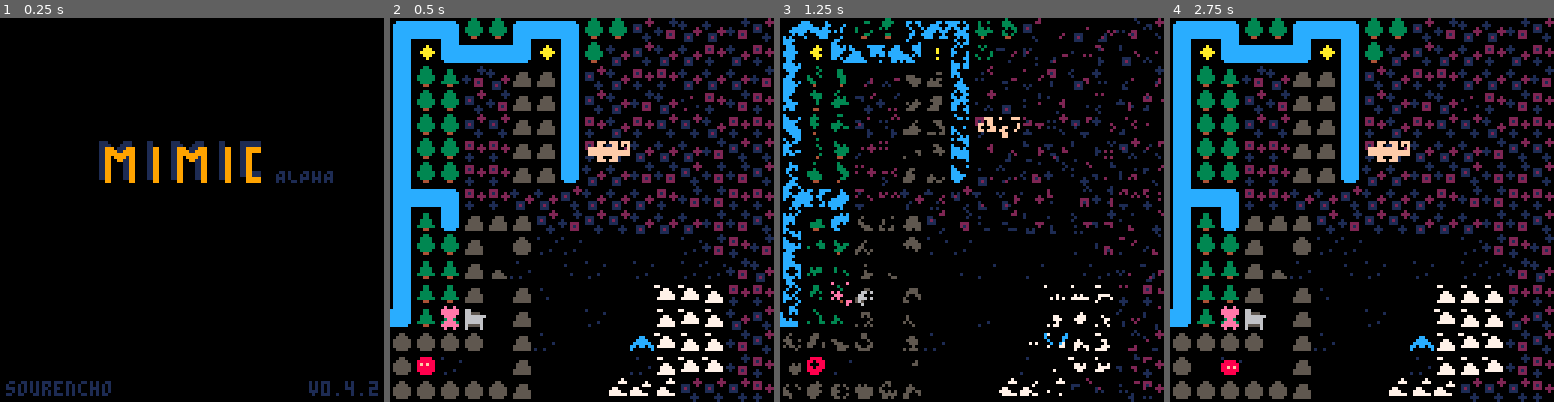
Above: before the commit, frames 1-4 (left to right).
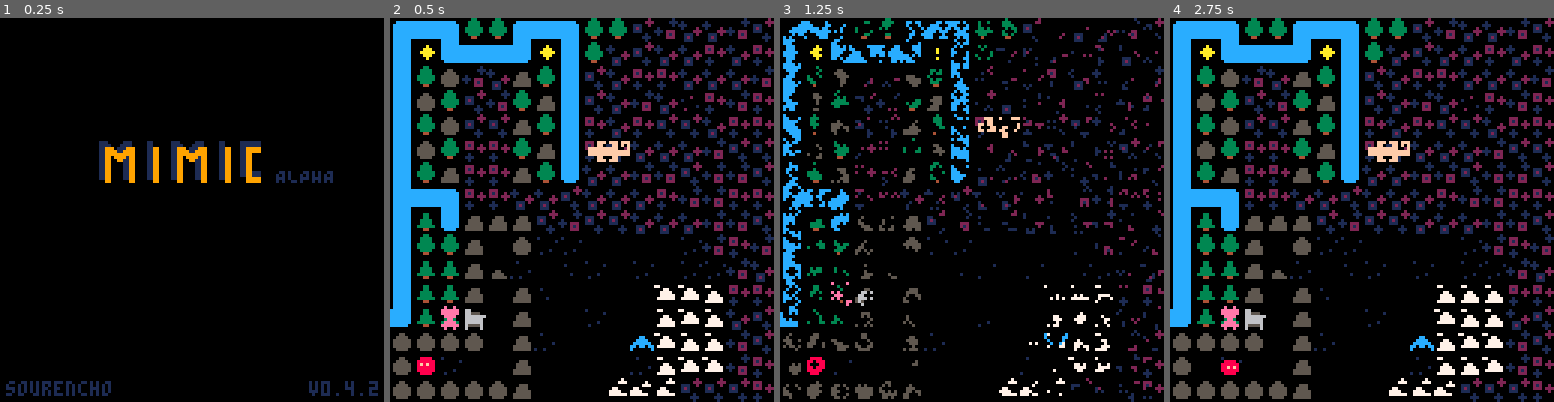
Above: after the commit, the same moments.

Repository: sourencho/mimic
Game: PICO-8 cartridge mimic.p8
Same seed, same stepped clock (60 frames per second), same inputs: the game is played once before the commit and once after it.
Inputs:
- Up to frame 1 (0.25 s): no input
- Up to frame 2 (0.5 s): tap X (X key) at 0.33 s
- Up to frame 3 (1.25 s): tap O (Z key) at 0.7 s; tap X (X key) at 1.07 s
- Up to frame 4 (2.75 s): hold Right 1.6-2.1 s; tap O (Z key) at 1.7, 2.1, 2.5 s; tap X (X key) at 1.85 s; hold Up 2.15-2.42 s; hold Right from 2.47 s (still down)

Frame 1 is identical in both runs. In frame 2, 2.0% of the frame differs, in the area x 7-43%, y 12-43%; in frame 3, 0.9%; in frame 4, 2.0%.

Commit message:
Remove unused and commented code

Diff:
--- a/mimic.p8
+++ b/mimic.p8
@@ -669,7 +669,6 @@
 function npc_die(a)
     a.t = 0
     del(actors, a)
-    add(dying, a)
     sfx(die_sfx)
 end
 
@@ -712,9 +711,7 @@
     -- vfx
     local frame_len = #a.pattern - 1
     sfx(change_pattern_sfx)
-    -- confused_effects(a, new_move, old_move, 60)
     transform_vfx(a, get_spr_col(a.spr), 60, get_spr_col(a.spr_2))
-    -- pause(slow_speed * 2)
 end
 
 function update_actor(a)
@@ -737,7 +734,6 @@
 
         -- move
         if can_move(new_pos, a) and not is_paused() then
-            -- fuzz_trail_vfx(a.x, a.y, new_x, new_y, tern(a.is_player, 8, get_spr_col(a.spr)))
 
             a.pos = new_pos
 
@@ -787,10 +783,6 @@
     for p in all(remove) do
         del(particles, p)
     end
-end
-
-function update_dyings()
-    foreach(dying, update_dying)
 end
 
 function init_actors(l)
@@ -904,80 +896,6 @@
 
 -- == MECHANIC ==
 
--- BIG PATTERN
-
--- function player_big_pattern_mimic()
---     for shape_key, actor_to_pat in pairs(player_big_pattern) do
---         for a in all(actors) do
---             local a_shape_key = 10*a.shape[1] + a.shape[2]
---             if not a.is_player and a_shape_key == shape_key then
---                 for pair_actor, big_pattern in pairs(actor_to_pat) do
---                     if is_mimic(big_pattern, a.pattern, #pl.pattern, pl.t) then
---                         local new_pos = {min(pl.x, pair_actor.x), min(pl.y, pair_actor.y)}
---                         transform_player(a, new_pos)
---                         del(actors, pair_actor)
---                     end
---                 end
---             end
---         end
---     end
--- end
-
--- function update_player_big_pattern()
---     -- for all actors that move, update the players big pattern with then
---     -- if the player moved then update its big pattern with all actors
---     for a in all(actors) do
---         if moved(a) then
---             if a.is_player then
---                 for _a in all(actors) do
---                     _update_player_big_pattern(_a)
---                 end
---             else
---                 _update_player_big_pattern(a)
---             end
---         end
---     end
-
--- end
-
--- function _update_player_big_pattern(a)
---     -- for each shape and animal set the big pattern move if they are adjacent and their moves match
---     -- if their moves dont match then set the pattern move to OTHER
---     local shape = form_shape(get_body(pl), get_body(a))
---     if shape ~= nil then
---         local shape_key = 10*shape[1] + shape[2]
---         player_big_pattern[shape_key][a][pl.t] = tern(
---             pair_equal(get_last_move(pl), get_last_move(a)), get_last_move(pl), OTHER)
---     end
--- end
-
--- function init_player_big_pattern()
---     player_big_pattern = {
---         -- key is (shape[1]*10 + shape[2])
---         [12] = {
---             -- assuming player always first of pair, each key is an actor
---             -- a1 = {pattern}
---             -- a2 = {pattern}
---         },
---         [21] = {
---             -- assuming player always first of pair, each key is an actor
---             -- a1 = {pattern}
---             -- a2 = {pattern}
---         }
---     }
---     for shape, t in pairs(player_big_pattern) do
---         for a in all(actors) do
---             if not a.is_player then
---                 t[a] = {}
---                 for i=1,#pl.pattern do
---                     add(t[a], OTHER)
---                 end
---             end
---         end
---     end
--- end
-
-
 function init_big_patterns()
     animal_big_patterns = {}
     for i=1,#actors-1 do
@@ -1010,54 +928,10 @@
                         shape_key == pair_shape_key and pos_equal(get_last_move(a), get_last_move(b)),
                         get_last_move(a), OTHER)
                 end
-                -- local pattern_index = tern(a.is_player or b.is_player, pl.t, a.t % #a.pattern + 1)
-                -- animal_big_patterns[animals][shape_key][pattern_index] =
-                --     tern(shape_key == pair_shape_key and pair_equal(get_last_move(a), get_last_move(b)),
-                --     get_last_move(a), OTHER)
-                -- if shape_key == 21 and (a.is_player or b.is_player) then
-                --     debug.print({{a.display_name, moved(a)}, {b.display_name, moved(b)}, pattern_index})
-                --     debug.print({get_last_move(a), get_last_move(b), pair_shape_key})
-                --     debug.print(animal_big_patterns[animals][shape_key])
-                -- end
             end
         end
     end
 end
-
-
--- function init_big_patterns()
---     animal_big_patterns = {}
---     for i=1,#actors-1 do
---         for j=i+1,#actors do
---             if not (actors[i].is_player or actors[j].is_player) then
---                 animal_big_patterns[{actors[i], actors[j]}] =
---                 {
---                     [12] = {},
---                     [21] = {},
---                 }
---             end
---         end
---     end
--- end
-
--- function update_big_patterns()
---     for animals, shape_key_to_pattern in pairs(animal_big_patterns) do
---         local a, b = animals[1], animals[2]
---         if moved(a) or moved(b) then
---             for shape_key, pattern in pairs(shape_key_to_pattern) do
---                 local pair_shape = form_shape(get_body(a), get_body(b))
---                 local pair_shape_key = -1
---                 if (pair_shape ~= nil) pair_shape_key = 10*pair_shape[1] + pair_shape[2]
---                 if shape_key == pair_shape_key and
---                    pair_equal(get_last_move(a), get_last_move(b)) then
---                     add(animal_big_patterns[animals][shape_key], get_last_move(a))
---                 else
---                     animal_big_patterns[animals][shape_key] = {}
---                 end
---             end
---         end
---     end
--- end
 
 function animal_big_mimic()
     local actors_to_add = {}
@@ -1432,22 +1306,6 @@
 
 -- == VFX ==
 
-function fuzz_trail_vfx(r1, c1, r2, c2, col)
-    fuzz_line_vfx({{r1*8+4, c1*8+4}, {r2*8+4, c2*8+4}}, col, 2, nil, 3, 0)
-end
-
-function box_vfx(pos, col)
-    local box_particle = {
-        pos = v_mults(pos, 8),
-        col = col,
-        draw_fn = draw_box,
-        start_tick = game.tick,
-        end_tick = game.tick + 30,
-        meta_data = {},
-    }
-    add(particles, box_particle)
-end
-
 function fuzz_line_vfx(l, col, dur, col2, speed, max_size)
     local x = l[1][1]
     local y = l[1][2]
@@ -1497,10 +1355,6 @@
     circfill(pos.x + meta_data["dx"], pos.y + meta_data["dy"], meta_data["size"], col)
 end
 
-function draw_box(pos, col, curr_tick, start_tick, end_tick, meta_data)
-    rect(pos.x, pos.y, pos.x + 7, pos.y + 7, col)
-end
-
 function draw_spark(pos, col, curr_tick, start_tick, end_tick, meta_data)
     local delta = curr_tick - start_tick
     local x = pos.x + meta_data.dir.x * delta * meta_data.spd
@@ -1513,28 +1367,6 @@
     if (game.tick % 8) < 4 then waver *= -1 end
     waver += ({[true]=1,[false]=-1})[(rnd() > 0.5)]*flr(rnd(1))
     print("\135", pos.x + (waver - 4), pos.y - (curr_tick - start_tick), 8)
-end
-
-function draw_confused_animal(pos, col, curr_tick, start_tick, end_tick, meta_data)
-    print("!", pos.x + 1, pos.y + 1, col)
-    print("!", pos.x + 4, pos.y + 1, col)
-end
-
-function draw_dot(pos, col, curr_tick, start_tick, end_tick, meta_data)
-    rectfill(pos.x + 3, pos.y + 3, pos.x + 4, pos.y + 4, col)
-end
-
-function draw_blocked_cross(pos, col, curr_tick, start_tick, end_tick, meta_data)
-    line(pos.x + 2, pos.y + 2, pos.x + 5, pos.y + 5, col)
-    line(pos.x + 2, pos.y + 5, pos.x + 5, pos.y + 2, col)
-end
-
--- confused effect when animal needs to change pattern
-function confused_effects(a, new_move, old_move, dur)
-    local blocked_tile = v_addv(a.pos, old_move)
-    for k, l in pairs(get_tile_lines(blocked_tile)) do
-        fuzz_line_vfx(l, 8, dur, 2, 1)
-    end
 end
 
 -- heart pops up when you meet an animal
@@ -1604,13 +1436,6 @@
         for k, l in pairs(tile_lines[i]) do
             fuzz_line_vfx(l, col1, dur, col2, 2, 1)
         end
-    end
-end
-
-function transform_vfx_crude(a)
-    if (not debug_mode) return
-    for pos in all(add(tiles, get_pattern_tile_coords(a))) do
-        box_vfx(pos, 8)
     end
 end
 
@@ -1784,19 +1609,12 @@
     pal()
 end
 
-function draw_dying(a)
-    spr(a.spr, a.x*8, a.y*8, 1, 1, a.flip_x)
-    print("?", a.x*8 + 1, a.y*8 + 1, 8)
-    print("!", a.x*8 + 4, a.y*8 + 1, 8)
-end
-
 function draw_particle(p)
     p.draw_fn(p.pos, p.col, game.tick, p.start_tick, p.end_tick, p.meta_data)
 end
 
 function draw_actors()
     foreach(actors, draw_actor)
-    foreach(dying, draw_dying)
 end
 
 function draw_particles()
@@ -1833,6 +1651,7 @@
 
 -- == COLLISION ==
 
+-- SCHEMA
 -- body = {
 --    pos = {col,row}
 --    shape = {width, height}
@@ -1871,32 +1690,6 @@
 end
 
 -- == DEBUG ==
-
--- function draw_debug(file)
---     if file != nil then
---         printh(debug, file, true)
---     else
---         print(debug, 0, 0, 8)
---     end
--- end
-
--- function debug_log(s)
---     if(s == null) s = "nil"
---     debug = s.."\n"..debug
--- end
-
--- function debug_log_table(xs)
---     for x in all(xs) do
---         debug ..= x.." "
---     end
---     debug ..="\n"
--- end
-
--- function debug_log_pair_table(xs)
---     for i = 1,#xs do
---         debug ..= pair_str(xs[i]).."\n"..debug
---     end
--- end
 
 -- function pair_str(p)
 --     return (p[1] or "nil").."_"..(p[2] or "nil")
@@ -2190,10 +1983,10 @@
 0004400000044000000440000077770007777000077770000077770000ccccccccccccccccccccc000cccccccccccccccccccc00cccccc000000020001000010
 0000000000000000000000000000000000000000000000000000000000000000000000000cccccc000000000cccccccc00000000000000000000000000000000
 000000000000000010000000000007000000000000000000000007000000000000000000000000000cccccc00cccccc000000000000000000000000000000000
-0000000000100000000000100000777000000700000007000000777000cccccccccccccccccccccc0cccccc00cc77cc00000f000000000000000000000000000
-001000000000000000000000000000000000777000007770000000000cccccccccccc77ccccccccc0cccccc00c7cc7c0000fff00000000000100000000002000
-000000000000000000100000007700000770000007700000007700000ccc77cccccc7cc7ccc77ccc0cc77cc00cccccc000fffff0000000000000020001000000
-000000000000001000000000077770007777000077770000077770000cc7cc7cc77ccccccc7cc7cc0c7cc7c00cc77cc0000fff00000000000000000000000000
+0000000000100000000000100000777000000700000007000000777000cccccccccccccccccccccc0cccccc00cc77cc00000f0000000a0000000000000000000
+001000000000000000000000000000000000777000007770000000000cccccccccccc77ccccccccc0cccccc00c7cc7c0000fff00000aa0000100000000002000
+000000000000000000100000007700000770000007700000007700000ccc77cccccc7cc7ccc77ccc0cc77cc00cccccc000fffff000aaa0000000020001000000
+000000000000001000000000077770007777000077770000077770000cc7cc7cc77ccccccc7cc7cc0c7cc7c00cc77cc0000fff00000a00000000000000000000
 000010000000000000000000077777707777770077777700077777700ccccccc7cc7cccccccccccc0cccccc00c7cc7c00000f000000000000020000000000010
 000000001001000010000000000000000000000000000000000000000ccccccccccccccccccccccc0cccccc00cccccc000000000000000000000010000200000
 000000000000000000000001000000000000000000000000000000000cccccc000000000000000000cccccc00cccccc000000000000000000000000000000000
@@ -2234,15 +2027,15 @@
 1407141407071405241414142414151400000000500000000000000000000000060616160605e4f7e4a716162474849700000000000000000000000000000000
 7504768484c6047506f4e5f4f4e4f4e4000000000000000000000000000000001414140714141414141414141414141414000000000000000000000000000000
 14151414141405151414142514141727000000000000000000000000000000001616160506160615e675161616b7061600000000000000000000000000000000
-750616f5f4151575e5f4e4e4f4f4f4f5000000000000000000000000000000001414141414141414141414141414141414000000000000000000000000000000
+750605f5f4150675e5f4e4e4f4f4f4f5000000000000000000000000000000001414141414141414141414141414141414000000000000000000000000000000
 07141405142405152514071414251414000000000000000000000000000000000616a5e505150605e57687848496160700000000000000000000000000000000
-750606e5f5151575e5f4f5f4e7e4f5e4000000000000000000000000000000001414141414271414141414141414171414000000000000000000000000000000
+750506e5f5061575e5f4f5f4e7e4f5e4000000000000000000000000000000001414141414271414141414141414171414000000000000000000000000000000
 14151417150505151715151414141414000000000000000000000000000000000606b7f6f4e6e516e7e7f4e6e775161400000000000000000000000000000000
-750606e5e5151575e4f4e4e5e5f4e4e4000000000000000000000000000000001407141414141414141714141414141414000000000000000000000000000000
+750605e5e5150675e4f4e4e5e5f4e4e4000000000000000000000000000000001407141414141414141714141414141414000000000000000000000000000000
 14251505e5e6151515f7f4250514141400000000000000720000000000000000061676849794e7e6e5e6e6e7f4a7061700000000000000000000000000000000
-750606e4e4151575e4f4f4f4f4f5e5e5000000000000000091000000000000001427150505150505050505150505141414000000000000000000000000000000
+750506e4e4061575e4f4f4f4f4f5e5e5000000000000000091000000000000001427150505150505050505150505141414000000000000000000000000000000
 05e6f71515e4e7e4e7e615051527141400000000000000000000000000000000060616061676878494e6e6e6f676940600000000000000000000000000000000
-750606e4e41515b4f4f4f5f5e5f5f5e5000000000000000000000000000000001414052714141427160616061605141414000000000000000000000000000000
+750615e4e41506b4f4f4f5f5e5f5f5e5000000000000000000000000000000001414052714141427160616061605141414000000000000000000000000000000
 2415e4e715f6f6e6f6f505e7e415141400000000000000000000000000000000060614141414142475e7e4e6e6e676c400000000000000000000000000000000
 958494e4e4f4f4e5f4f4f4e4f5f5e4e4000000000000000000000000000000001414051417140714061616160615140714000000500000000000000000000007
 140515e5e7f5f7e6e6e7e4f70514141400000000000000000000000000000000161614161514141575f6f4e6e7e6f67500000000000000000000000000000000
@@ -2392,7 +2185,7 @@
 
 
 __gff__
-0000000000000000000306020604000008000000000000000003060206000000000000000000000000020201000000000000000000000000000200000000000008101060606060020202020202028080040424404040400202020202020080800101214040404002020202020202808010101040404040020202020208218080
+0000000000000000000306020604000008000000000000000003060206000000000000000000000000020201000000000000000000000000000200000000000008101060606060020202020202028080040424404040400202020202020080800101214040404002020202020202808010101040404040020202020208088080
 0808080808080808080808080808080802020202020000000800000000000000020202020000000000000000000000000202020200000000000000000000000000000000000000000000000000000000000000000000000000000000000000000000000000000000000000000000000000000000000000000000000000000000
 __map__
 6060605160606060606060606061606000000000000000000000000000000000000000000000000000000000000000000000000000000000000000000000000060616162606060606060606060616060000000000000000000000000000000006057616061616060606061616060606100000000000000000000000000000000
